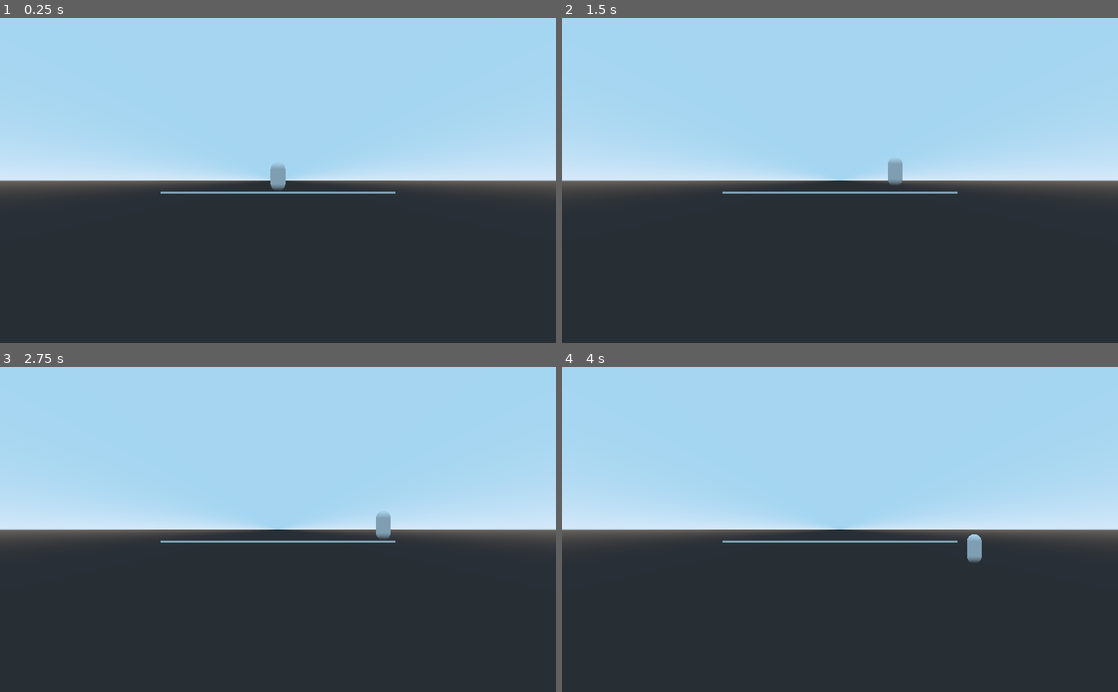
Above: before the commit, frames 1-4 (two rows, left to right).
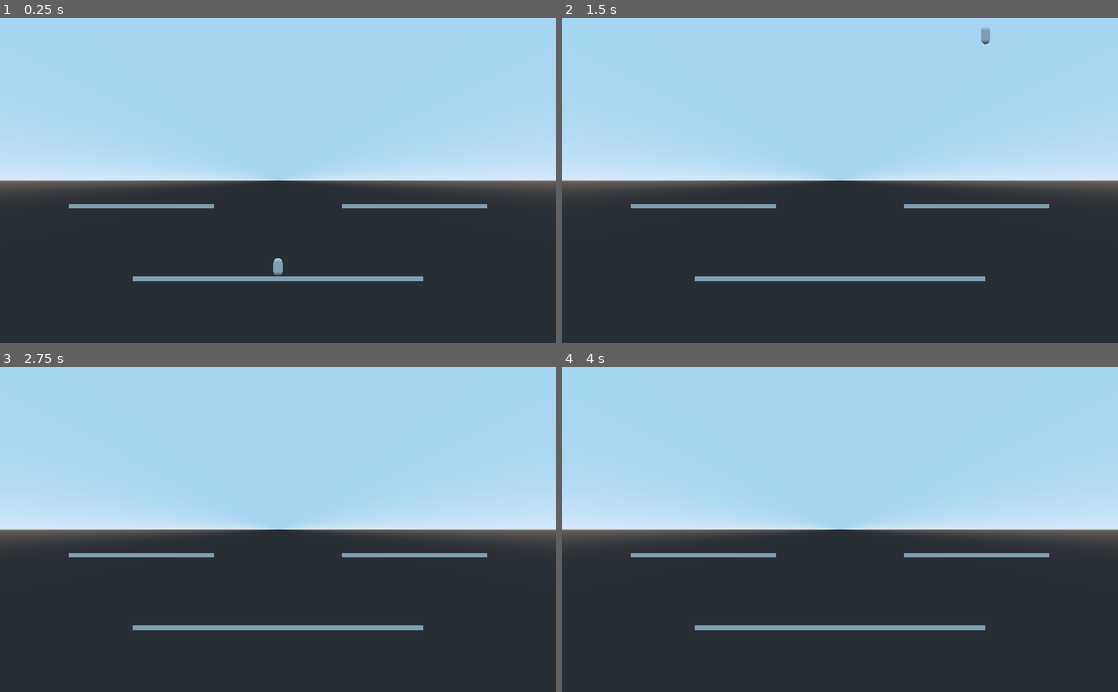
Above: after the commit, the same moments.

Repository: dremaster007/Game-210-Final
Game: Godot game, scene res://Test.tscn
The game is run twice, just before and just after one commit, with the same random seed, the same clock (stepped at 60 frames per second) and the same inputs. The project has no main scene, so this scene is started directly.
Inputs:
- Up to frame 1 (0.25 s): no input
- Up to frame 2 (1.5 s): tap Enter at 0.5 s; hold D (right_1) 0.53-1.28 s; hold Shift (dodge_1) 0.53-1.28 s; tap Space (jump_1) at 0.77, 0.8, 1.07, 1.35 s; hold S (down_1, bound only after the commit) from 1.28 s (still down)
- Up to frame 3 (2.75 s): tap Space (jump_1) at 1.52, 1.82, 2.3 s; tap Shift (dodge_1) at 1.55 s; release S (down_1, bound only after the commit) at 2.03 s; hold D (right_1) from 2.03 s (still down); hold Shift (dodge_1) from 2.03 s (still down)
- Up to frame 4 (4 s): release Shift (dodge_1) at 2.78 s; tap Shift (dodge_1) at 2.85 s; tap Space (jump_1) at 3.02, 3.32, 3.6, 3.77 s; release D (right_1) at 3.53 s; hold A (left_1) from 3.53 s (still down)

The runs differ from the first frame. In frame 1, 2.0% of the frame differs, in the area x 12-88%, y 45-81%; in frame 2, 2.0%; in frame 3, 1.9%; in frame 4, 1.9%.

Commit message:
Created simple platformer mechanics
Added:
-left and right movement
-3 jumps max
-one way platforms that you can jump up and fall through by pressing "s"
-fast fall when in the air and pressing s
-dashing when tapping shift (Needs work)

Diff:
--- /dev/null
+++ b/Tony/OneWayPlatform.gd
@@ -0,0 +1,13 @@
+extends Area
+
+func _on_OneWayPlatform_body_entered(body):
+	if body.is_in_group("player"):
+		print(body.platform_fall)
+		if body.platform_fall == true:
+			$StaticBody/CollisionShape.disabled = true
+		elif body.velocity.y > 0:
+			$StaticBody/CollisionShape.disabled = true
+		elif body.velocity.y <= 0:
+			$StaticBody/CollisionShape.disabled = false
+		else:
+			$StaticBody/CollisionShape.disabled = false
--- /dev/null
+++ b/Tony/OneWayPlatform.tscn
@@ -0,0 +1,35 @@
+[gd_scene load_steps=5 format=2]
+
+[ext_resource path="res://OneWayPlatform.gd" type="Script" id=1]
+
+[sub_resource type="BoxShape" id=1]
+extents = Vector3( 9, 1.5, 4 )
+
+[sub_resource type="CubeMesh" id=2]
+size = Vector3( 16, 0.5, 8 )
+
+[sub_resource type="BoxShape" id=3]
+extents = Vector3( 8, 0.25, 4 )
+
+[node name="OneWayPlatform" type="Area" groups=[
+"one_way_platform",
+]]
+collision_layer = 2
+script = ExtResource( 1 )
+
+[node name="CollisionShape" type="CollisionShape" parent="."]
+transform = Transform( 1, 0, 0, 0, 1, 0, 0, 0, 1, 0, 0.0274069, 0 )
+shape = SubResource( 1 )
+
+[node name="MeshInstance" type="MeshInstance" parent="."]
+mesh = SubResource( 2 )
+material/0 = null
+
+[node name="StaticBody" type="StaticBody" parent="."]
+collision_layer = 2
+
+[node name="CollisionShape" type="CollisionShape" parent="StaticBody"]
+shape = SubResource( 3 )
+
+[connection signal="area_entered" from="." to="." method="_on_OneWayPlatform_area_entered"]
+[connection signal="body_entered" from="." to="." method="_on_OneWayPlatform_body_entered"]
--- a/Tony/Player.gd
+++ b/Tony/Player.gd
@@ -4,35 +4,82 @@
 export (int) var jump_speed
 
 var velocity = Vector3()
-var gravity = 1.0
+var gravity = 4
 
 const EPSILON = 0.001
 
 var can_jump = true
+var max_jumps = 3
+var current_jumps = 0
+var slow_fall = false
+var platform_fall = false
+
+var current_platform = null
 
 func _ready():
 	pass
 
 func _process(delta):
-	if velocity.y <= EPSILON:
+	# When we are at 0 velocity
+	# BASICALLY WHEN WE TOUCH THE GROUND
+	if velocity.y < EPSILON and velocity.y >= 0:
 		can_jump = true
+		current_jumps = 0
 	get_input()
 
 func _physics_process(delta):
-	if velocity.y < EPSILON:
+	if slow_fall:
+		velocity.y -= gravity * 1.25
+		velocity.y = max(velocity.y, -75)
+	else:
 		velocity.y -= gravity
+		velocity.y = max(velocity.y, -50)
 
-	velocity = move_and_slide(velocity * speed, Vector3.UP)
+
+	velocity = move_and_slide(Vector3(velocity.x * speed, velocity.y, 0), Vector3.UP)
 
 func get_input():
-	velocity = Vector3()
+	velocity.x = 0
+	velocity.z = 0
 
 	if Input.is_action_pressed("left_1"):
-		velocity.x = -1
+		velocity.x += -1
+
 	if Input.is_action_pressed("right_1"):
-		velocity.x = 1
-	if Input.is_action_just_pressed("jump_1"):
-		velocity.y = 10
-		can_jump = false
-	if Input.is_action_pressed("dodge_1"):
-		pass
+		velocity.x += 1
+
+	if Input.is_action_just_pressed("jump_1") and can_jump:
+		if current_jumps < max_jumps:
+			velocity.y = jump_speed
+			current_jumps += 1
+		else:
+			can_jump = false
+
+	if Input.is_action_pressed("down_1"):
+		if not slow_fall:
+			velocity.y = -20
+		slow_fall = true
+		if current_platform != null:
+			current_platform.get_node("StaticBody/CollisionShape").disabled = true
+
+	if Input.is_action_just_released("down_1"):
+		platform_fall = false
+		slow_fall = false
+
+	if Input.is_action_just_pressed("dodge_1"):
+		if Input.is_action_pressed("left_1"):
+			velocity.x = -4
+		elif Input.is_action_pressed("right_1"):
+			velocity.x = 4
+		else:
+			#dodge code goes here
+			pass
+
+
+func _on_Area_area_entered(area):
+	if area.is_in_group("one_way_platform"):
+		current_platform = area
+
+func _on_Area_area_exited(area):
+	if area.is_in_group("one_way_platform"):
+		current_platform = null
--- a/Tony/Player.tscn
+++ b/Tony/Player.tscn
@@ -8,7 +8,13 @@
 [sub_resource type="CapsuleMesh" id=2]
 radius = 0.5
 
-[node name="Player" type="KinematicBody"]
+[sub_resource type="BoxShape" id=3]
+extents = Vector3( 0.557244, 1.05189, 0.48729 )
+
+[node name="Player" type="KinematicBody" groups=[
+"player",
+]]
+collision_mask = 2
 script = ExtResource( 1 )
 speed = 5
 jump_speed = 300
@@ -21,3 +27,11 @@
 transform = Transform( 1, 0, 0, 0, -4.37114e-008, -1, 0, 1, -4.37114e-008, 0, 0, 0 )
 mesh = SubResource( 2 )
 material/0 = null
+
+[node name="Area" type="Area" parent="."]
+
+[node name="CollisionShape" type="CollisionShape" parent="Area"]
+shape = SubResource( 3 )
+
+[connection signal="area_entered" from="Area" to="." method="_on_Area_area_entered"]
+[connection signal="area_exited" from="Area" to="." method="_on_Area_area_exited"]
--- a/Tony/Test.tscn
+++ b/Tony/Test.tscn
@@ -1,12 +1,13 @@
-[gd_scene load_steps=4 format=2]
+[gd_scene load_steps=5 format=2]
 
 [ext_resource path="res://Player.tscn" type="PackedScene" id=1]
+[ext_resource path="res://OneWayPlatform.tscn" type="PackedScene" id=2]
 
 [sub_resource type="CubeMesh" id=1]
-size = Vector3( 16, 0.1, 16 )
+size = Vector3( 32, 0.5, 8 )
 
 [sub_resource type="BoxShape" id=2]
-extents = Vector3( 8, 0.05, 8 )
+extents = Vector3( 16, 0.25, 4 )
 
 [node name="Test" type="Spatial"]
 
@@ -20,11 +21,18 @@
 shape = SubResource( 2 )
 
 [node name="Player" parent="." instance=ExtResource( 1 )]
-transform = Transform( 1, 0, 0, 0, 1, 0, 0, 0, 1, 0, 1.14536, 0 )
-jump_speed = 1
+transform = Transform( 1, 0, 0, 0, 1, 0, 0, 0, 1, 0, 7.73121, 0 )
+speed = 20
+jump_speed = 75
 
 [node name="Camera" type="Camera" parent="."]
-transform = Transform( 1, 0, 0, 0, 1, 0, 0, 0, 1, -2.38419e-005, 0.827341, 18.8645 )
+transform = Transform( 1, 0, 0, 0, 1, 0, 0, 0, 1, -2.38419e-005, 10.8273, 18.8645 )
 projection = 1
 current = true
-size = 22.1222
+size = 35.774
+
+[node name="OneWayPlatform" parent="." instance=ExtResource( 2 )]
+transform = Transform( 1, 0, 0, 0, 1, 0, 0, 0, 1, -15, 8, 0 )
+
+[node name="OneWayPlatform2" parent="." instance=ExtResource( 2 )]
+transform = Transform( 1, 0, 0, 0, 1, 0, 0, 0, 1, 15, 8, 0 )
--- a/Tony/project.godot
+++ b/Tony/project.godot
@@ -40,6 +40,16 @@
 "events": [ Object(InputEventKey,"resource_local_to_scene":false,"resource_name":"","device":0,"alt":false,"shift":false,"control":false,"meta":false,"command":false,"pressed":false,"scancode":16777237,"unicode":0,"echo":false,"script":null)
  ]
 }
+down_1={
+"deadzone": 0.5,
+"events": [ Object(InputEventKey,"resource_local_to_scene":false,"resource_name":"","device":0,"alt":false,"shift":false,"control":false,"meta":false,"command":false,"pressed":false,"scancode":83,"unicode":0,"echo":false,"script":null)
+ ]
+}
+
+[layer_names]
+
+3d_physics/layer_1="player"
+3d_physics/layer_2="world"
 
 [rendering]
 
Not shown: 1 places in Tony/Player.tscn that only renumber resources
